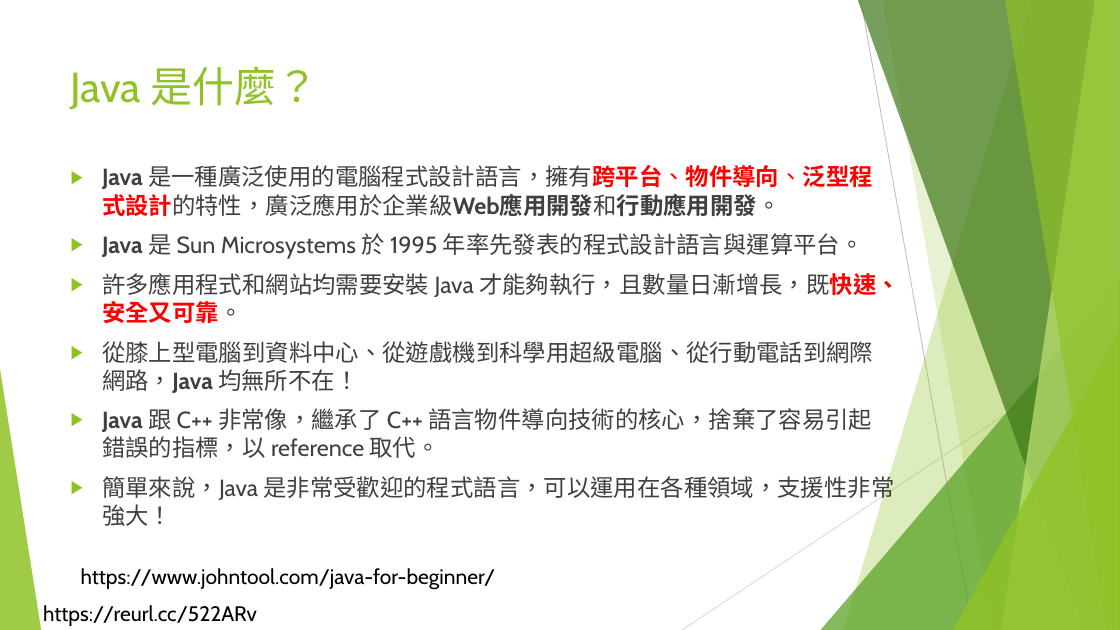
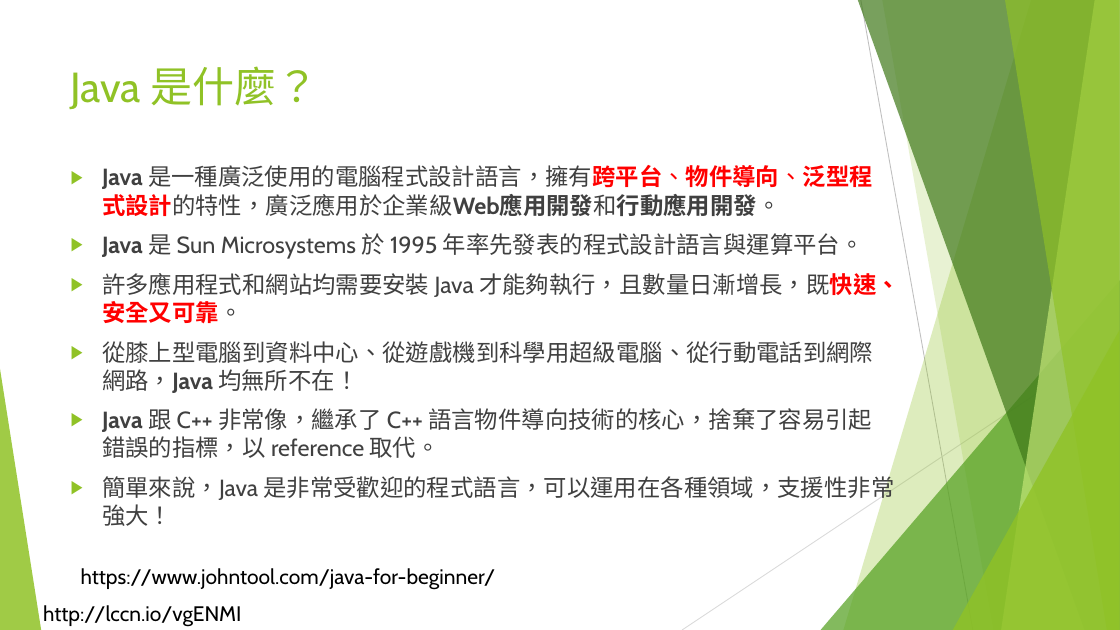
Before and after one commit to liulawsi/My_PPTs, a slide deck: slide 7 of LCC/Java/00a_想喝杯Java咖啡嗎.pptx. Drawn at 1120x630 pixels with LibreOffice and Linux fonts; fonts in the diff are those of the drawing; background and template pictures are left out. Boxes give left, top, right and bottom in pixels: in the first picture for what was removed or moved away, otherwise in the second. Text is boxed around its words. In the diff, an @@ line names an element or a change of style, - is before the commit and + after.

```diff
--- a/LCC/Java/00a_想喝杯Java咖啡嗎.pptx
+++ b/LCC/Java/00a_想喝杯Java咖啡嗎.pptx
@@ text at (43,605,241,627): text changed @@
-https://reurl.cc/522ARv
+http://lccn.io/vgENMI
```
Also in this commit, not shown: 13 other slides changed, 4 other files.
